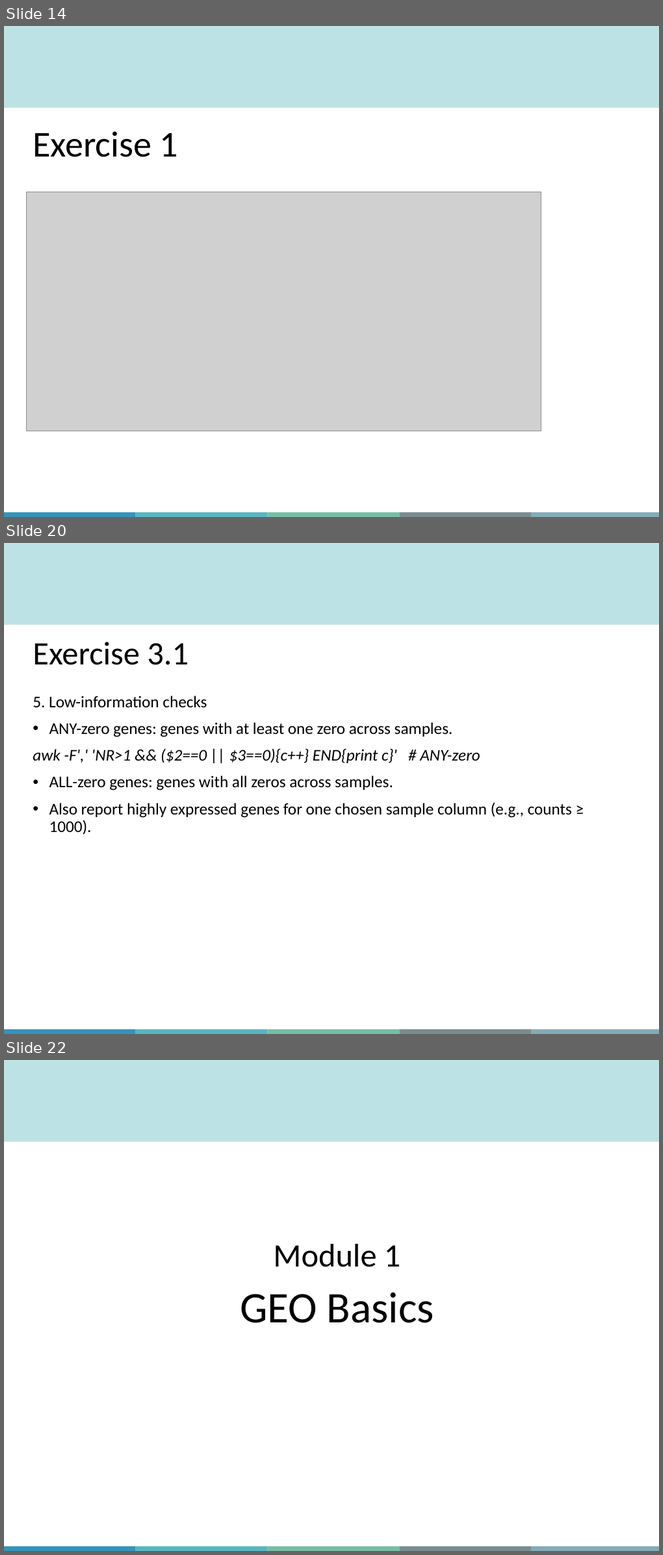
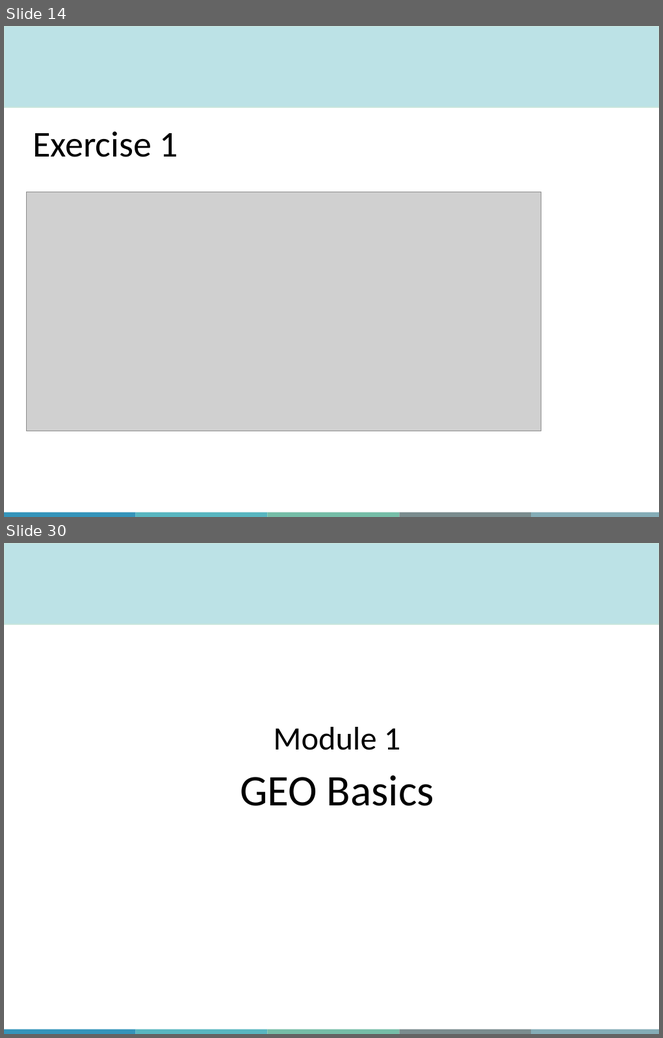
Before and after one commit to QLS-MiCM/Introduction-to-RNA-seq, a slide deck: Slides/Introduction-to-UNIX-and-RNA-seq-Repositories.pptx. Shown one above the other, each under a label of ours: slides 14, 20 and 22 before the commit, slides 14 and 30 after it; the slides between them are not shown. The pictures are 663x1555 and 663x1038 pixels, drawn with LibreOffice and Linux fonts; fonts in the diff are those of the drawing; grey boxes stand for pictures; background and template pictures are left out. Boxes give left, top, right and bottom in pixels: in the first picture for what was removed or moved away, otherwise in the second. Text is boxed around its words. In the diff, an @@ line names an element or a change of style, - is before the commit and + after.

```diff
--- a/Slides/Introduction-to-UNIX-and-RNA-seq-Repositories.pptx
+++ b/Slides/Introduction-to-UNIX-and-RNA-seq-Repositories.pptx
@@ slide 20 removed at <box>4,543,659,1034</box>, background #FFFFFF; not listed: 6 template elements that a slide beside it also shows @@
@@ text removed at <box>33,642,189,665</box> @@
-Exercise 3.1
@@ text removed at <box>33,696,572,835</box> @@
-5. Low-information checks
-• ANY-zero genes: genes with at least one zero across samples.
-awk -F',' 'NR>1 && ($2==0 || $3==0){c++} END{print c}' # ANY-zero
-• ALL-zero genes: genes with all zeros across samples.
-• Also report highly expressed genes for one chosen sample column (e.g., counts ≥ 1000).
@@ what was slide 22 is now slide 30 @@
```
Also in this commit, not shown: 2 slides changed, 16 slides added, 6 other slides removed, 7 other files.
